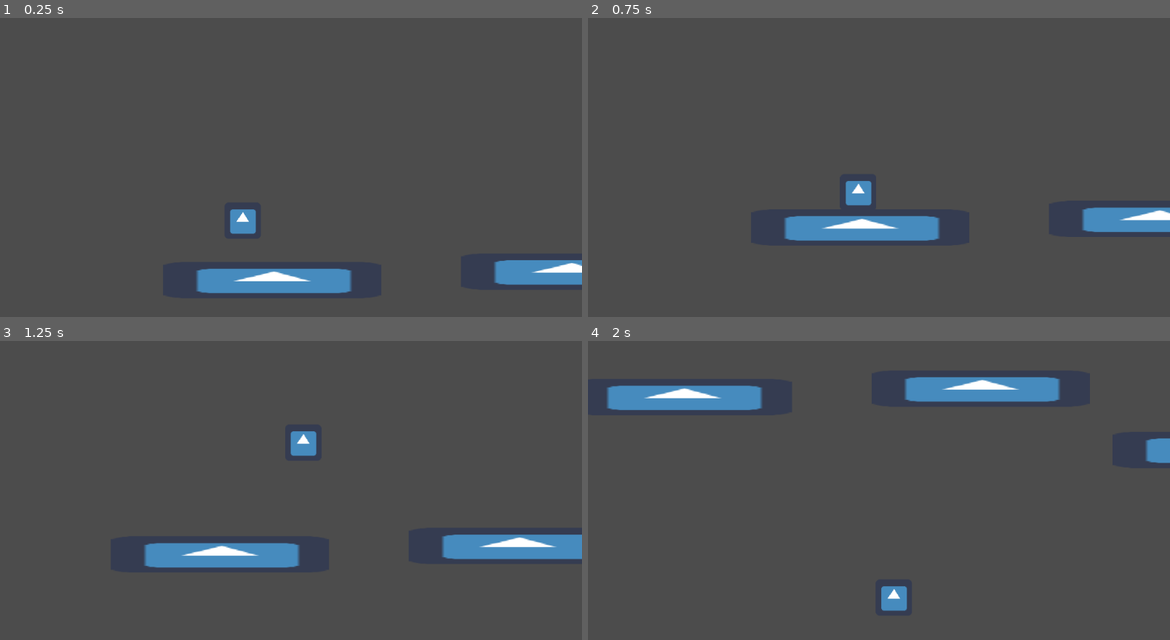
Above: before the commit, frames 1-4 (two rows, left to right).
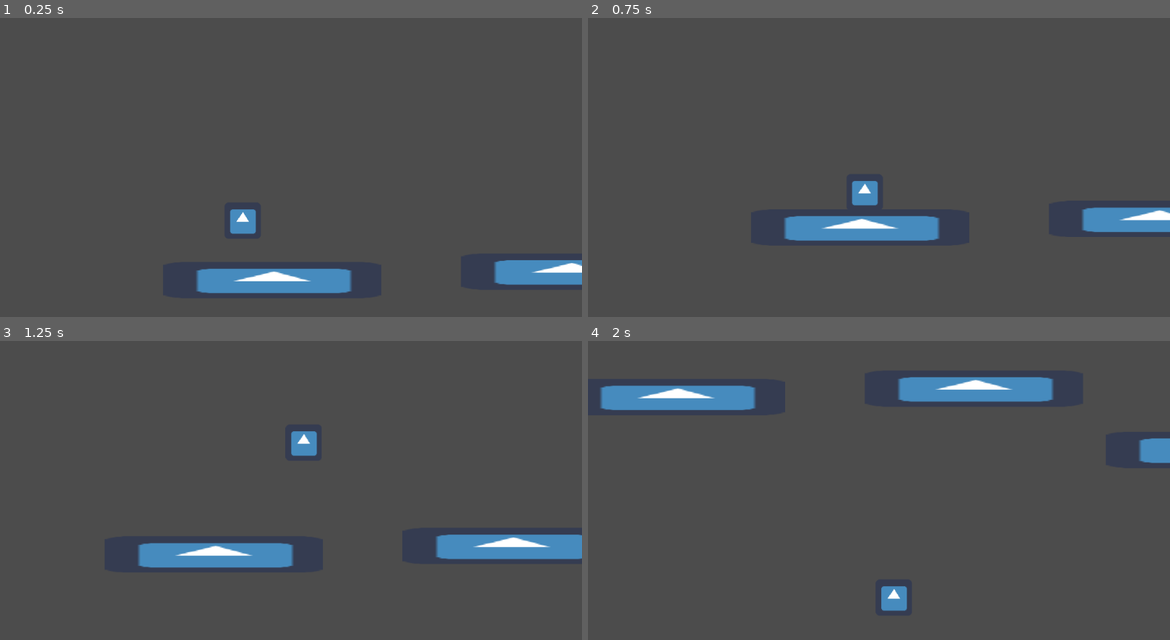
Above: after the commit, the same moments.

Repository: dodo3142/WinterGameJam
Game: Godot game, scene res://Scenes/TestLevel.tscn
The game is run twice, just before and just after one commit, with the same random seed, the same clock (stepped at 60 frames per second) and the same inputs. The engine's default icon, where the game draws it, is replaced by a stand-in: a white triangle on a blue panel in a dark square.
Inputs:
- Up to frame 1 (0.25 s): no input
- Up to frame 2 (0.75 s): hold Right (Right) from 0.53 s (still down)
- Up to frame 3 (1.25 s): keep holding Right (Right); tap Z (Jump) at 0.77 s
- Up to frame 4 (2 s): keep holding Right (Right); tap Z (Jump) at 1.52 s

Frame 1 is identical in both runs. In frame 2, 0.3% of the frame differs, in the area x 44-50%, y 54-63%; in frame 3, 0.6%; in frame 4, 0.9%, in the area x 2-98%, y 12-41%.

Commit message:
other Fixes

Diff:
--- a/WinterGameJam/Scenes/Player.tscn
+++ b/WinterGameJam/Scenes/Player.tscn
@@ -10,6 +10,8 @@
 [node name="Player" type="KinematicBody2D"]
 script = ExtResource( 2 )
 JumpForce = -1000
+friction = 1.0
+acceleration = 1.0
 
 [node name="Sprite" type="Sprite" parent="."]
 texture = ExtResource( 1 )
@@ -29,7 +31,7 @@
 script = ExtResource( 3 )
 
 [node name="RayCast2D" type="RayCast2D" parent="Sprite"]
-cast_to = Vector2( 66, 1 )
+cast_to = Vector2( 85, 1 )
 
 [node name="CollisionShape2D" type="CollisionShape2D" parent="."]
 position = Vector2( 0, -0.5 )
--- a/WinterGameJam/Scripts/Player.gd
+++ b/WinterGameJam/Scripts/Player.gd
@@ -40,7 +40,7 @@
 
 	if wasGrounded == null || isGrounded != wasGrounded:
 		emit_signal("Grounded_Update",isGrounded)
-
+	print(velocity)
 	move_and_slide(velocity,Vector2.UP)
 
 func Movement():
@@ -67,10 +67,12 @@
 		tryingtoJump = false
 
 func Gravity(delta):
-	if velocity.y >= 0 and velocity.y < MaxFallSpeed:
+	if velocity.y >= 0 and velocity.y < MaxFallSpeed and !is_on_floor():
 		velocity.y += FallGravity * delta
 	elif velocity.y < 0:
 		velocity.y += JumpGravity * delta
+	elif is_on_floor():
+		velocity.y = 0
 
 func _on_CoyoteTimer_timeout():
 	canJump = false
